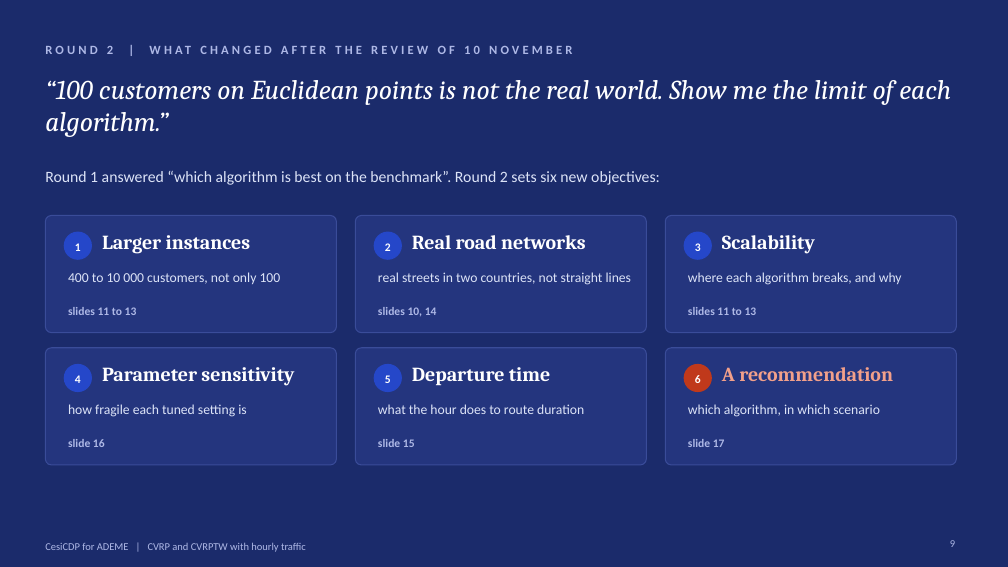
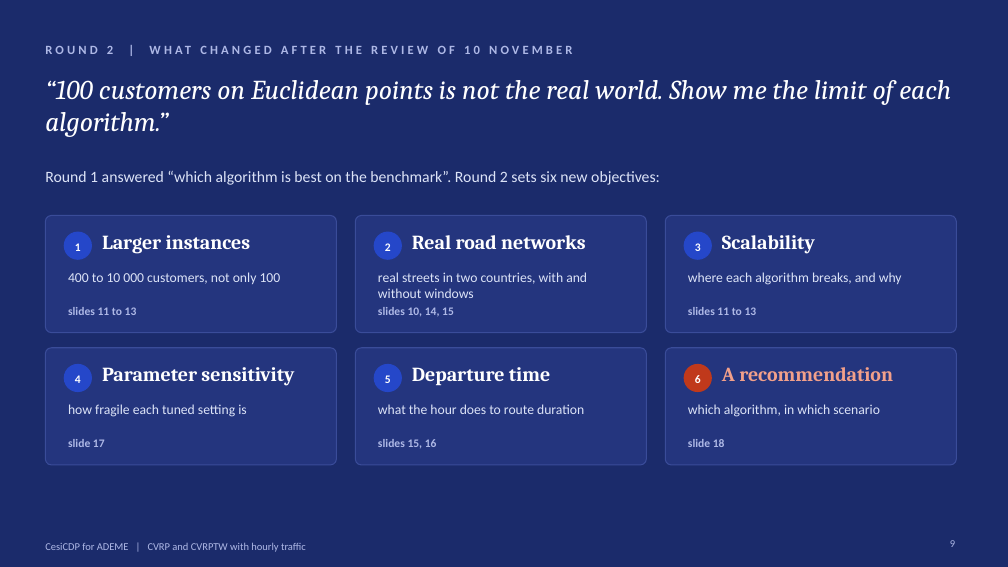
Before and after one commit to zzaved/cesi-cvrp-metaheuristics, a slide deck: slide 9 of presentation/cvrp_final_presentation.pptx. Drawn at 1008x567 pixels with LibreOffice and Linux fonts; fonts in the diff are those of the drawing. Boxes give left, top, right and bottom in pixels: in the first picture for what was removed or moved away, otherwise in the second. Text is boxed around its words. In the diff, an @@ line names an element or a change of style, - is before the commit and + after.

Commit message:
feat(presentation): cities with time windows slide, perturbation wording and revised recommendation

```diff
--- a/presentation/cvrp_final_presentation.pptx
+++ b/presentation/cvrp_final_presentation.pptx
@@ text at [378,272,587,298]: text changed @@
-real streets in two countries, not straight lines
+real streets in two countries, with and without windows
@@ text at [378,307,454,316]: text changed @@
-slides 10, 14
+slides 10, 14, 15
@@ text at [68,439,105,447]: text changed @@
-slide 16
+slide 17
@@ text at [378,439,437,448]: text changed @@
-slide 15
+slides 15, 16
@@ text at [688,439,725,447]: text changed @@
-slide 17
+slide 18
```
Also in this commit, not shown: 10 other slides changed, 1 slide added, 4 other files.
